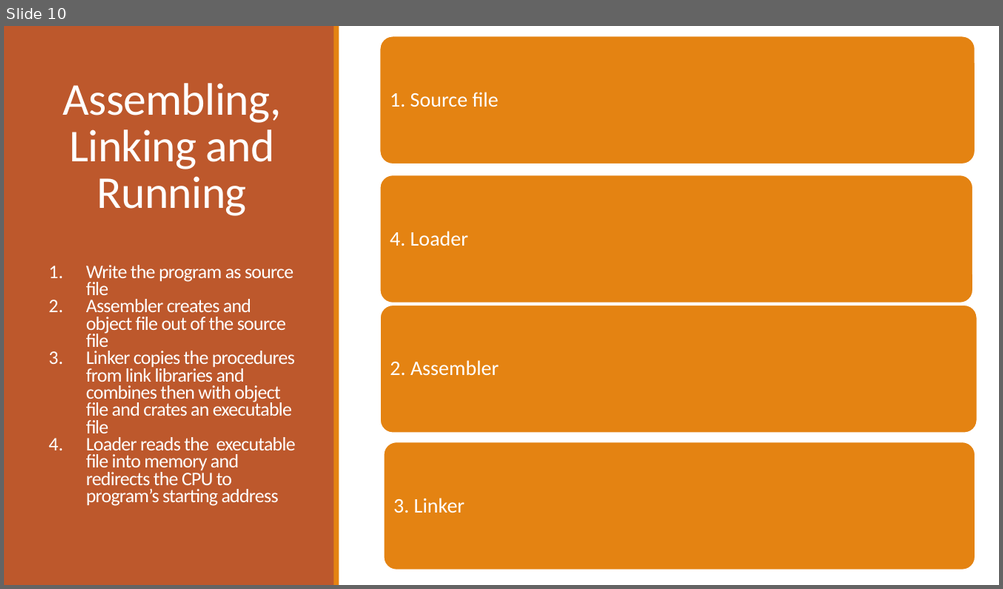
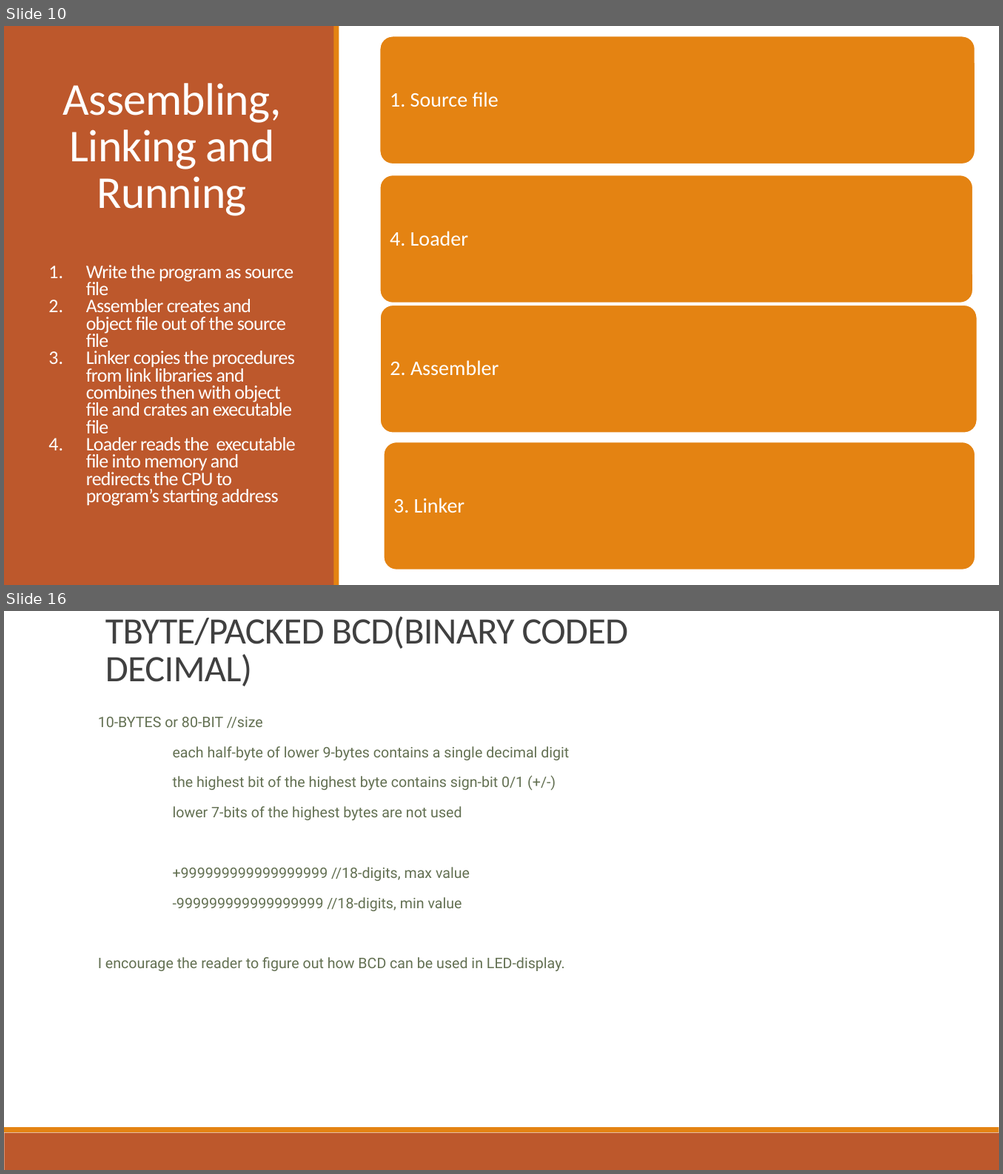
Before and after one commit to b1nch3f/Assembly-Language-Tutorials-for-Windows, a slide deck: 03 Assembly Language/Assembly Language.pptx. Shown one above the other, each under a label of ours: slide 10 before the commit, slides 10 and 16 after it; the slides between them are not shown. The pictures are 1003x589 and 1003x1174 pixels, drawn with LibreOffice and Linux fonts; fonts in the diff are those of the drawing. Boxes give left, top, right and bottom in pixels: in the first picture for what was removed or moved away, otherwise in the second. Text is boxed around its words. In the diff, an @@ line names an element or a change of style, - is before the commit and + after.

```diff
--- a/03 Assembly Language/Assembly Language.pptx
+++ b/03 Assembly Language/Assembly Language.pptx
@@ slide 16 added at (4,611,999,1170), background #FFFFFF @@
@@ title added at (105,616,629,686), 36 pt, text #404040 @@
+TBYTE/PACKED BCD(BINARY CODED DECIMAL)
@@ subtitle added at (98,717,569,971), 14 pt, text #637052 @@
+10-BYTES or 80-BIT //size
+each half-byte of lower 9-bytes contains a single decimal digit
+the highest bit of the highest byte contains sign-bit 0/1 (+/-)
+lower 7-bits of the highest bytes are not used
++999999999999999999 //18-digits, max value
+-999999999999999999 //18-digits, min value
+I encourage the reader to figure out how BCD can be used in LED-display.
@@ rectangle added at (4,1133,999,1170), fill #BD582C @@
@@ rectangle added at (4,1128,999,1133), fill #E48312 @@
```
Also in this commit, not shown: 2 slides changed, 9 other slides added.
